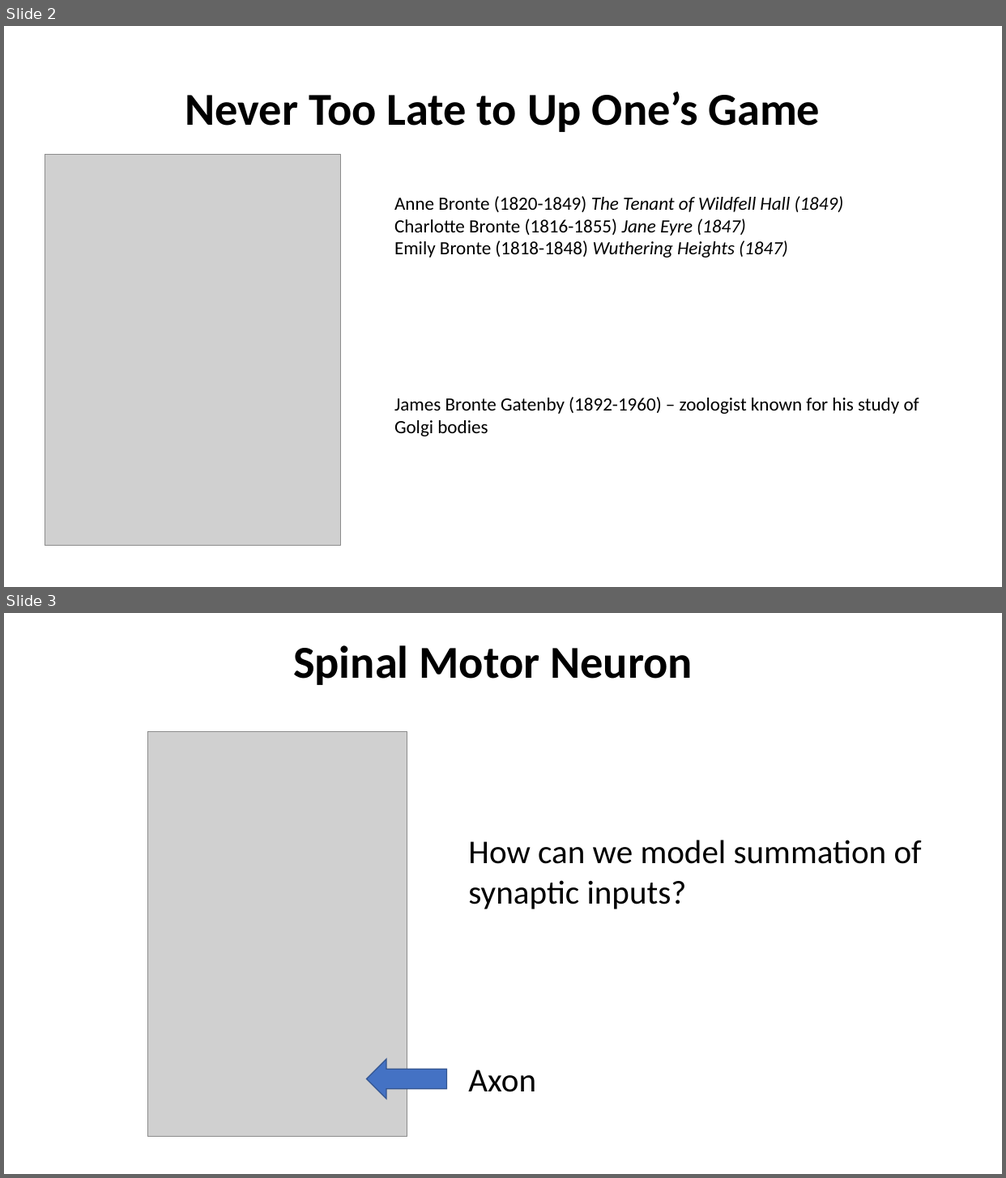
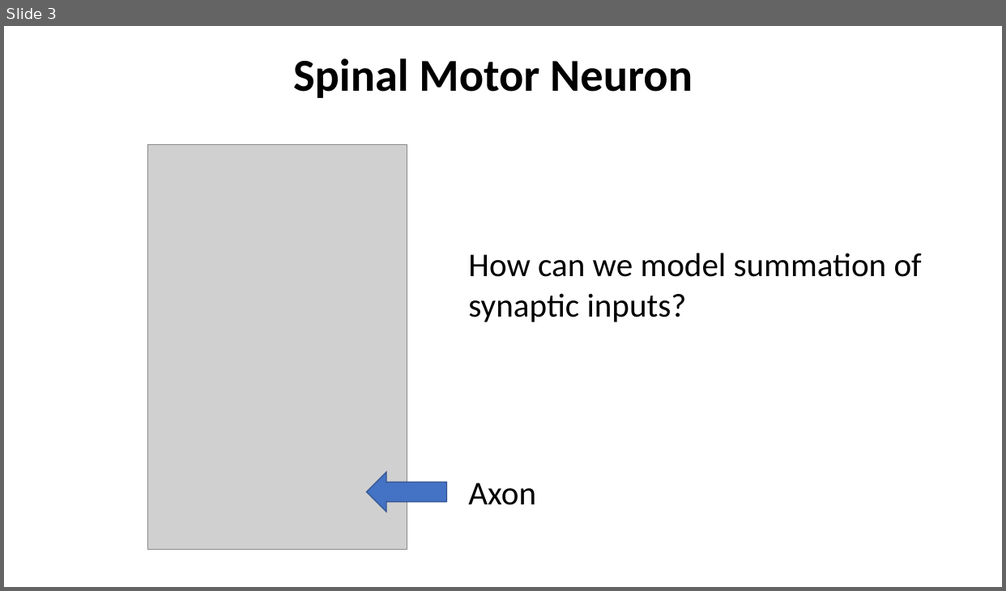
Before and after one commit to maciverlab/BME_neuroscience, a slide deck: lecture_slides_pdfs/06.pptx. Shown one above the other, each under a label of ours: slides 2 and 3 before the commit, slide 3 after it. The pictures are 1006x1178 and 1006x591 pixels, drawn with LibreOffice and Linux fonts; fonts in the diff are those of the drawing; grey boxes stand for pictures. Boxes give left, top, right and bottom in pixels: in the first picture for what was removed or moved away, otherwise in the second. Text is boxed around its words. In the diff, an @@ line names an element or a change of style, - is before the commit and + after.

```diff
--- a/lecture_slides_pdfs/06.pptx
+++ b/lecture_slides_pdfs/06.pptx
@@ slide 2 removed at (x1=4, y1=26, x2=1002, y2=587), background #FFFFFF @@
@@ title removed at (x1=185, y1=92, x2=820, y2=132) @@
-Never Too Late to Up One’s Game
@@ picture removed at (x1=44, y1=155, x2=340, y2=546) @@
@@ text removed at (x1=394, y1=196, x2=844, y2=258) @@
-Anne Bronte (1820-1849) The Tenant of Wildfell Hall (1849)
-Charlotte Bronte (1816-1855) Jane Eyre (1847)
-Emily Bronte (1818-1848) Wuthering Heights (1847)
@@ text removed at (x1=394, y1=397, x2=919, y2=437) @@
-James Bronte Gatenby (1892-1960) – zoologist known for his study of Golgi bodies
```
Also in this commit, not shown: 1 slide changed, 1 slide added, 1 other file.
